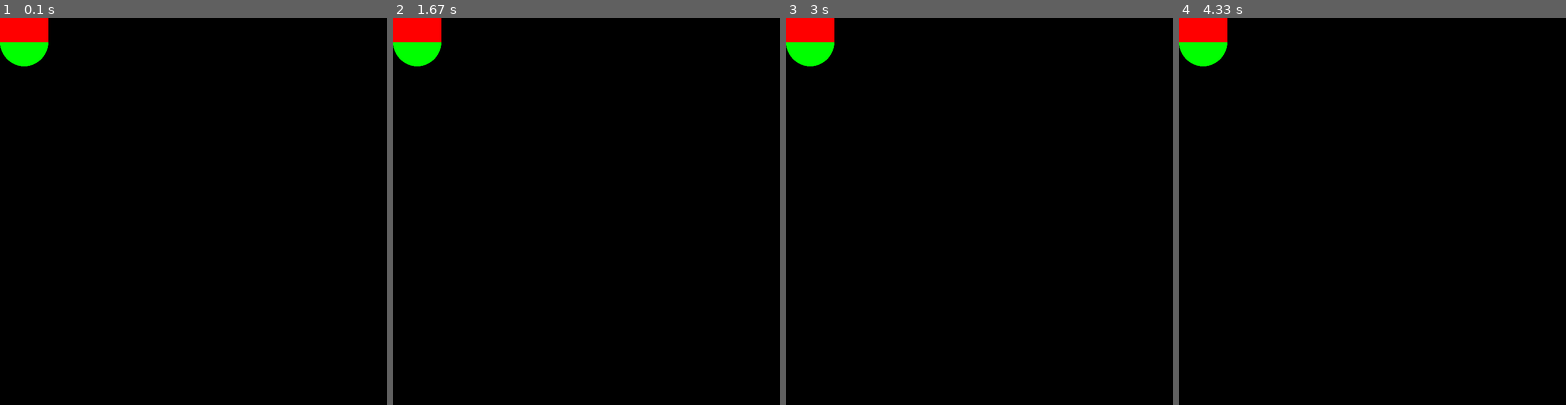
Above: before the commit, frames 1-4 (left to right).
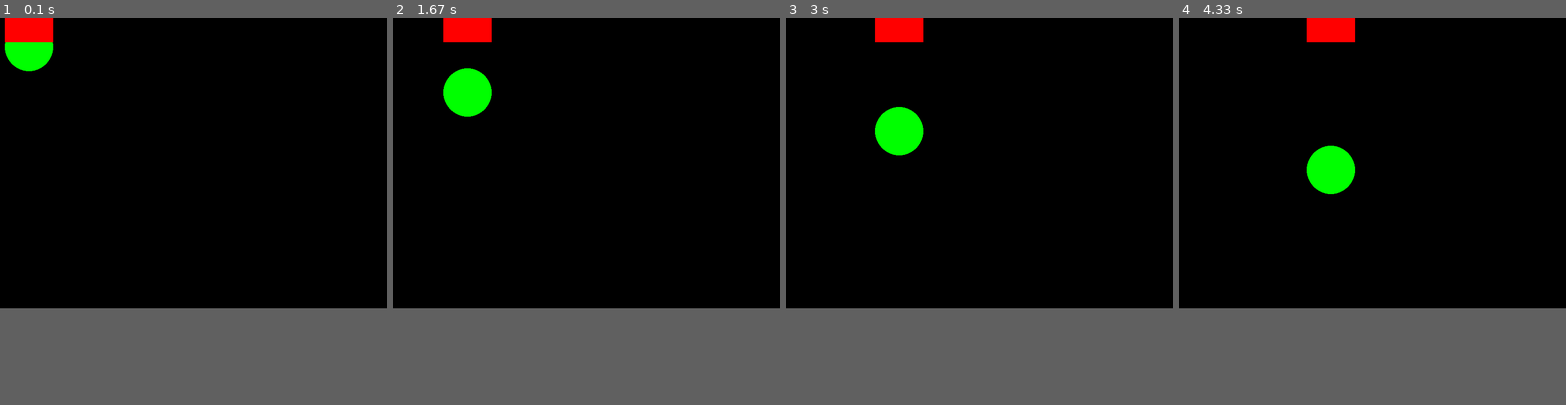
Above: after the commit, the same moments.

Repository: filet-minion/PygameFinalProjectTemplate
Game: pygame game, started from template.py
Same seed, same stepped clock (60 frames per second), same inputs: the game is played once before the commit and once after it.
Inputs:
- Up to frame 1 (0.1 s): no input
- Up to frame 2 (1.67 s): no input
- Up to frame 3 (3 s): no input
- Up to frame 4 (4.33 s): no input
In our replay, the window is 800x800 before the commit and 800x600 after it. These sizes can differ from the game's own. Grey fills any space a smaller window leaves; there, only what the larger window draws over its background counts as a difference.

The runs differ from the first frame. In frame 1, 0.4% of the frame differs, in the area x 0-14%, y 0-14%; in frame 2, 3.4%, in the area x 0-26%, y 0-26%; in frame 3, 3.4%; in frame 4, 3.4%.

Commit message:
Edits to slight errors in code and bouncy ball sample using the library

Diff:
--- a/Circle.py
+++ b/Circle.py
@@ -40,7 +40,7 @@
     def set_radius(self, radius):
         '''Sets the radius of the circle'''
         self._radius = radius
-        self._surface = pygame.Surface(2 * radius, 2 * radius)
+        self._surface = pygame.Surface((2 * radius, 2 * radius))
         self._update()
 
     def set_color(self, color):
--- /dev/null
+++ b/bouncy_ball.py
@@ -0,0 +1,63 @@
+# BOILERPLATE CODE FOR PYGAME PROJECTS
+import pygame
+
+# These are 2 libraries I have written to make drawing simple shapes easier.
+from Circle import Circle
+from Rectangle import Rectangle
+
+# Initializing the pygame modules
+pygame.init()
+# Defining the screen width/height
+SCREEN_WIDTH = 800
+SCREEN_HEIGHT = 600
+# Saving the screen to a variable
+screen = pygame.display.set_mode((SCREEN_WIDTH,SCREEN_HEIGHT))
+
+
+circle = Circle("white", 10)
+
+# Some boolean expression for your while loop
+game_over = False
+# Defining the circles x speed
+circle_speed_x = 1
+circle_speed_y = 1
+
+# Game loop
+while not game_over:
+    # Handling events (i.e. what do you want to do when the user presses w)
+    for event in pygame.event.get():
+        # This is something you should ALWAYS have, that states if
+        # the user presses the x on the window it should close
+        if event.type == pygame.QUIT:
+            game_over = True
+
+    # Logic for bouncy ball
+    circle_x, circle_y = circle.get_position()
+    # BOUNCING IN THE X DIRECTION
+    if circle_x > (SCREEN_WIDTH - 2 * circle.get_radius()):
+        circle_speed_x = -1
+    elif circle_x <  0:
+        circle_speed_x = 1
+
+    if circle_y > (SCREEN_HEIGHT - 2 * circle.get_radius()):
+        circle_speed_y = -1
+    elif circle_y < 0:
+        circle_speed_y = 1
+
+    circle_x = circle_x + circle_speed_x
+    circle_y = circle_y + circle_speed_y
+
+    # This is where we update stuff
+    # (MOVEMENT)
+    # circle_x = circle_x + 1 # 1 is your x speed
+    # circle_y = circle_y + 1 # 1 is your y speed
+    circle.set_position(circle_x, circle_y)
+
+    # Clearing the screen
+    screen.fill("black")
+
+    screen.blit(circle.get_surface(), circle.get_position())
+    # Displaying to the screen
+    # Showing what you've drawn on the scren
+    pygame.display.flip()
+pygame.quit()
--- a/template.py
+++ b/template.py
@@ -9,9 +9,9 @@
 pygame.init()
 # Defining the screen width/height
 SCREEN_WIDTH = 800
-SCREEN_HEGIHT = 600
+SCREEN_HEIGHT = 600
 # Saving the screen to a variable
-screen = pygame.display.set_mode((SCREEN_WIDTH,SCREEN_WIDTH))
+screen = pygame.display.set_mode((SCREEN_WIDTH,SCREEN_HEIGHT))
 
 # DELETE AFTER YOU UNDERSTAND HOW IT WORKS
 # -----
@@ -36,10 +36,10 @@
     # Uncomment them to try them out
     # -----
     # You can update the position by the following!
-    # x_circle_pos, y_circle_pos = circle.get_position()
-    # x_rect_pos, y_rect_pos = rectangle.get_position()
-    # circle.set_position(x_circle_pos + 1, y_circle_pos + 1)
-    # rectangle.set_position(x_rect_pos + 1, y_rect_pos)
+    x_circle_pos, y_circle_pos = circle.get_position()
+    x_rect_pos, y_rect_pos = rectangle.get_position()
+    circle.set_position(x_circle_pos + 1, y_circle_pos + 1)
+    rectangle.set_position(x_rect_pos + 1, y_rect_pos)
 
     # If you want to change the color
     # circle.set_color("red")
